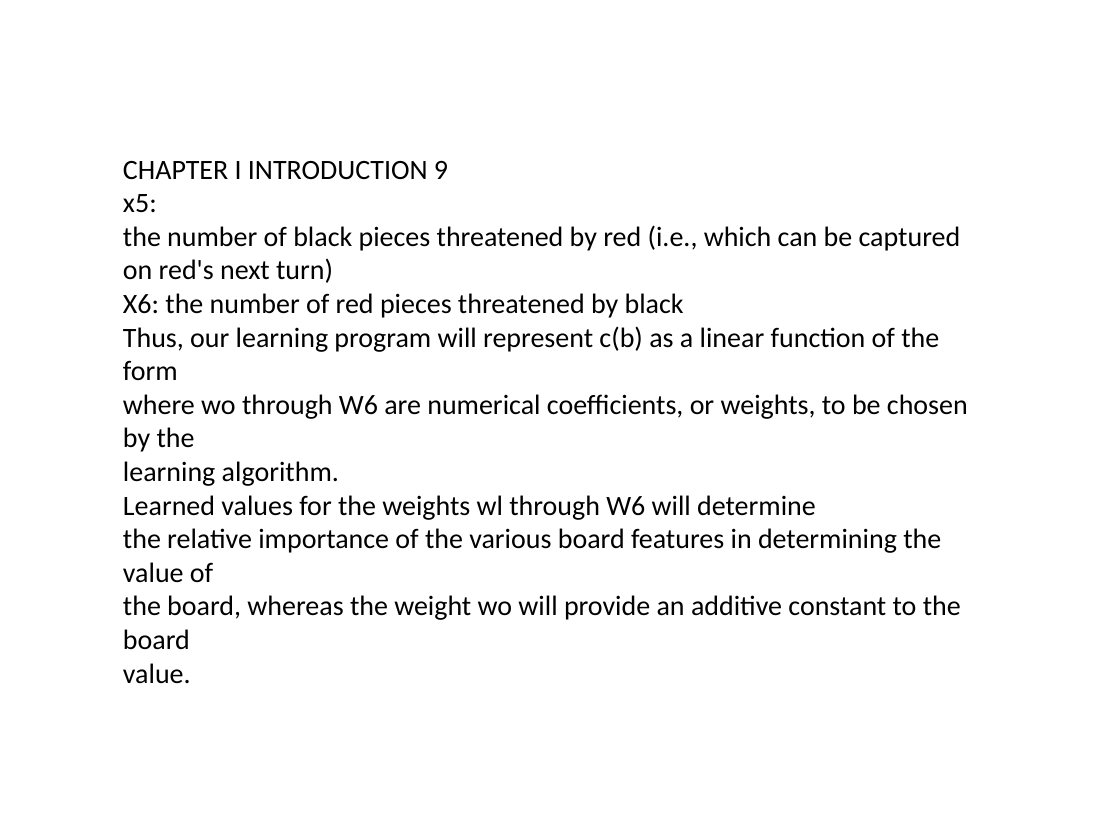
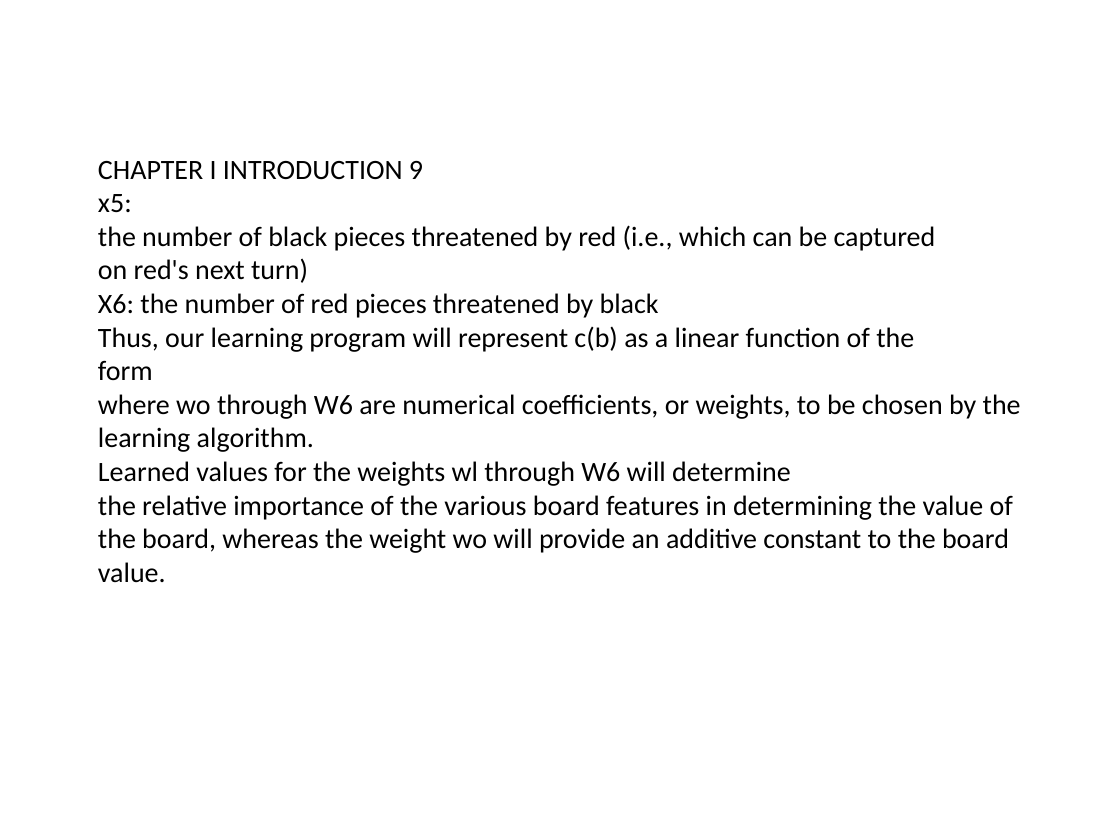
Before and after one commit to sai8151/EduFusion, a slide deck: slide 13 of output.pptx. Drawn at 1120x840 pixels with LibreOffice and Linux fonts; fonts in the diff are those of the drawing. Boxes give left, top, right and bottom in pixels: in the first picture for what was removed or moved away, otherwise in the second. Text is boxed around its words. In the diff, an @@ line names an element or a change of style, - is before the commit and + after.

```diff
--- a/output.pptx
+++ b/output.pptx
@@ text "CHAPTER I INTRODUCTION 9 x5:" rewrapped from <box>123,161,968,684</box> to <box>98,161,1021,583</box> @@
```
Also in this commit, not shown: 62 other slides changed.
